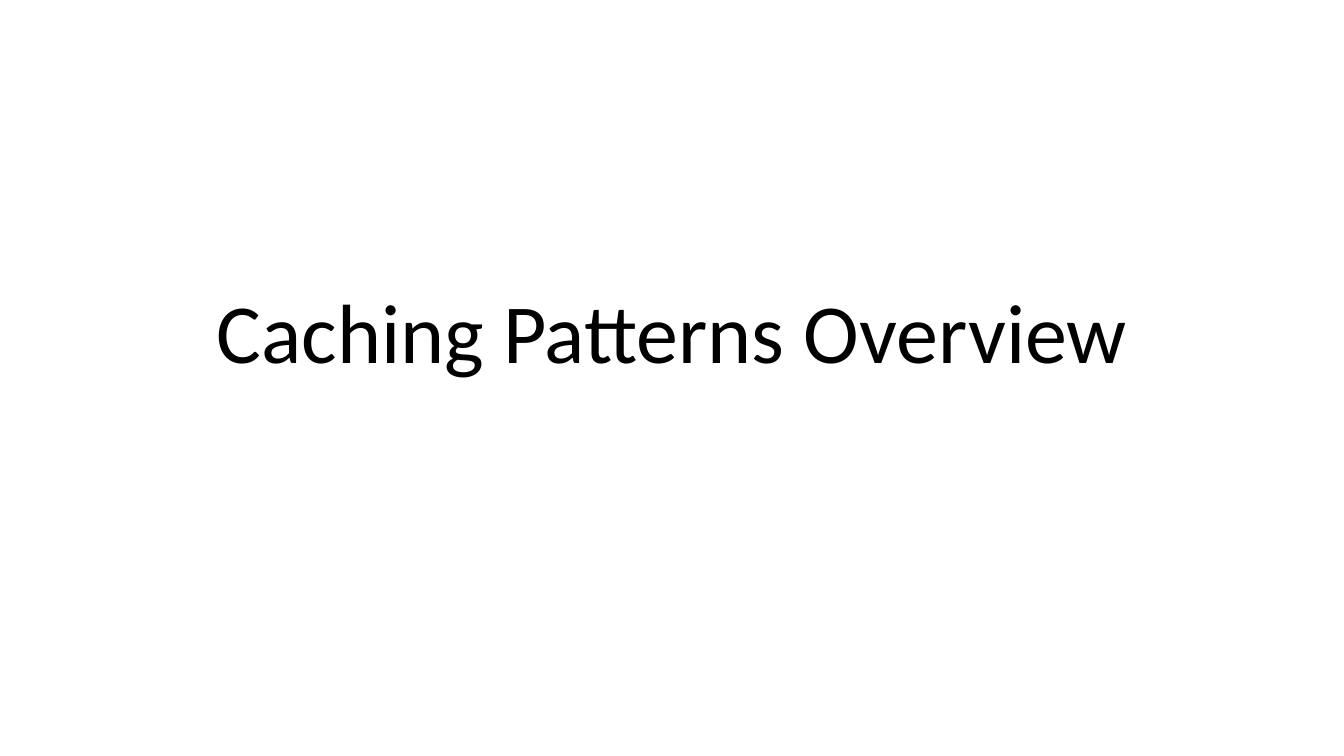
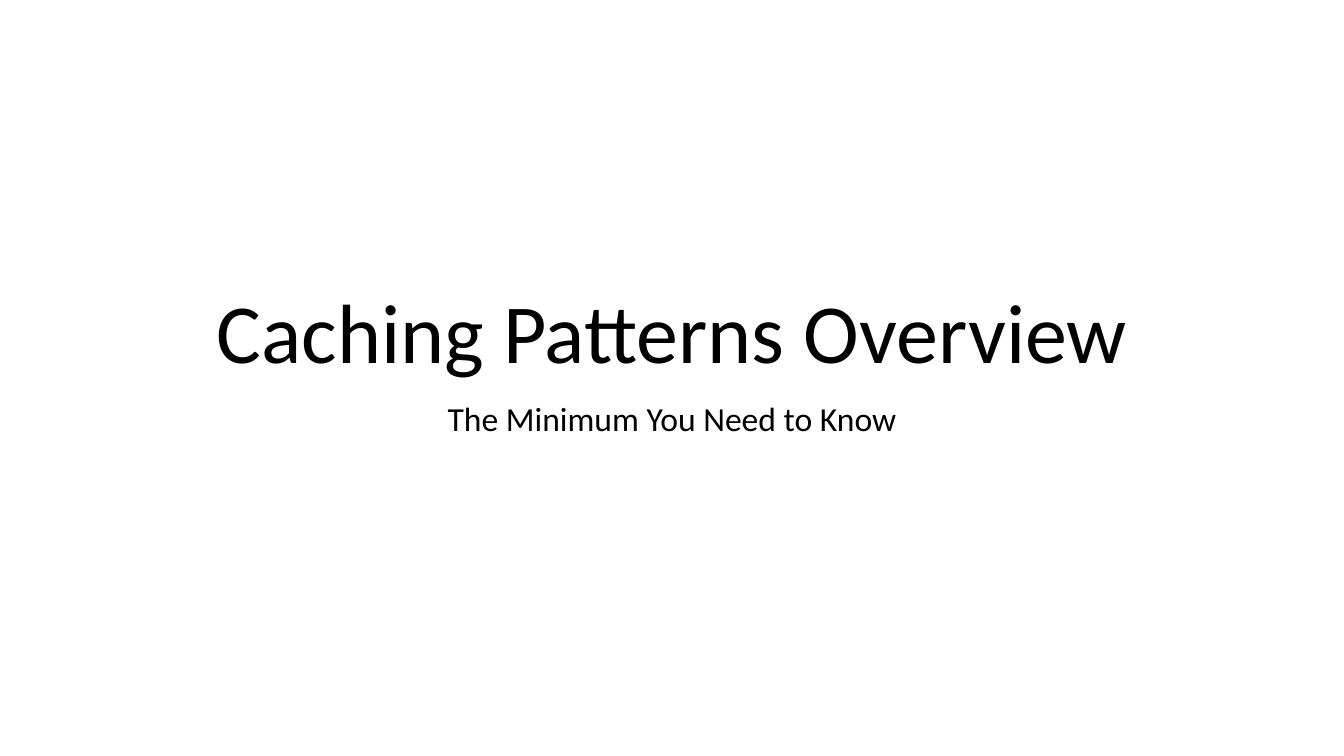
Before and after one commit to ericburcham/caching-patterns, a slide deck: slide 1 of presentation/Caching Patterns Overview.pptx. Drawn at 1344x756 pixels with LibreOffice and Linux fonts; fonts in the diff are those of the drawing. Boxes give left, top, right and bottom in pixels: in the first picture for what was removed or moved away, otherwise in the second. Text is boxed around its words. In the diff, an @@ line names an element or a change of style, - is before the commit and + after.

Commit message:
update presentation

```diff
--- a/presentation/Caching Patterns Overview.pptx
+++ b/presentation/Caching Patterns Overview.pptx
@@ subtitle added at bbox=[448, 407, 896, 432], 24 pt, text #000000 @@
+The Minimum You Need to Know
```
